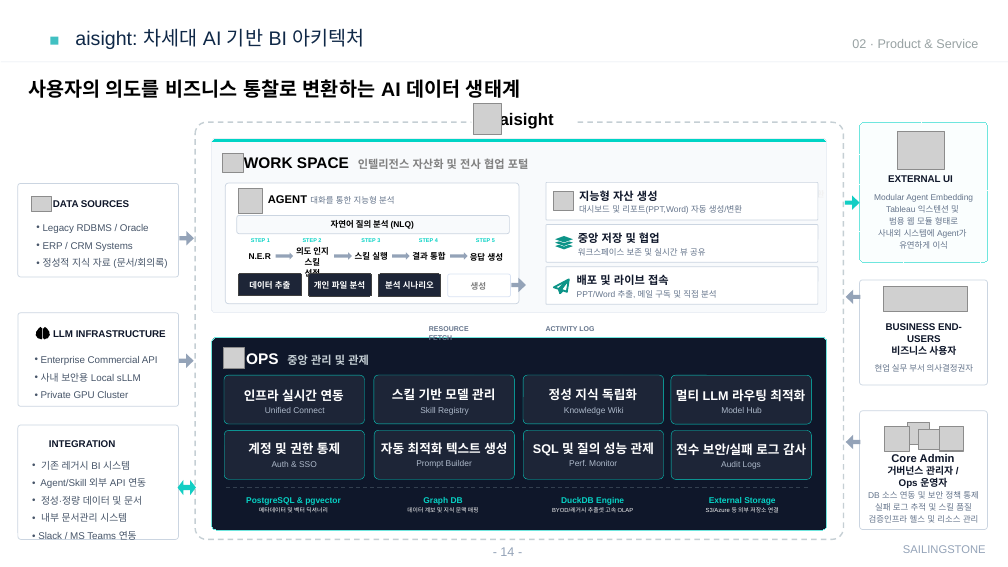
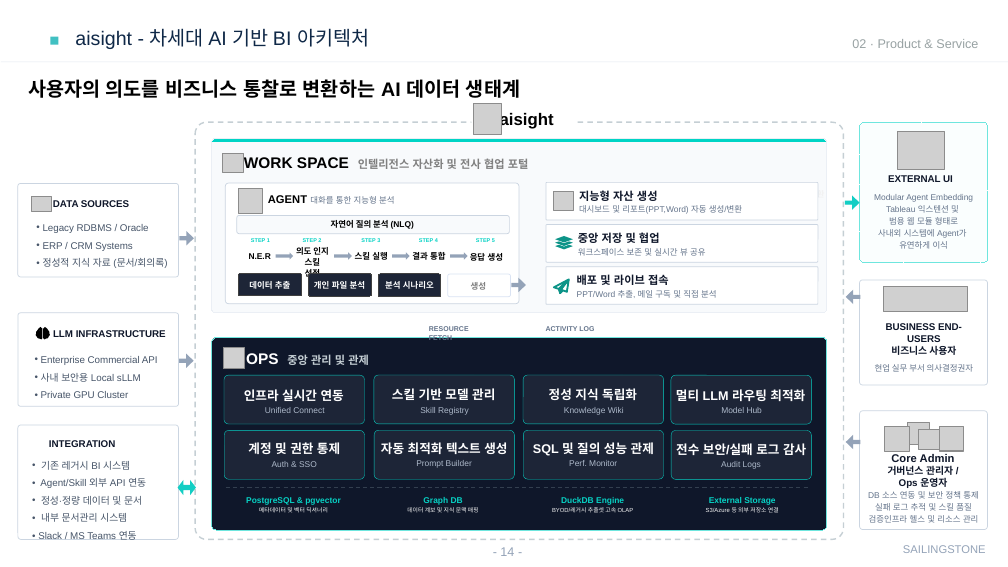
Before and after one commit to sellect-team/doc, a slide deck: slide 14 of docs/company/_source/company-intro-2026.pptx. Drawn at 1008x567 pixels with LibreOffice and Linux fonts; fonts in the diff are those of the drawing; grey boxes stand for pictures; background and template pictures are left out. Boxes give left, top, right and bottom in pixels: in the first picture for what was removed or moved away, otherwise in the second. Text is boxed around its words. In the diff, an @@ line names an element or a change of style, - is before the commit and + after.

```diff
--- a/docs/company/_source/company-intro-2026.pptx
+++ b/docs/company/_source/company-intro-2026.pptx
@@ title at (75,28,369,49): text changed @@
-aisight: 차세대 AI 기반 BI 아키텍처
+aisight - 차세대 AI 기반 BI 아키텍처
```
Also in this commit, not shown: 9 other slides changed, 21 other files.
